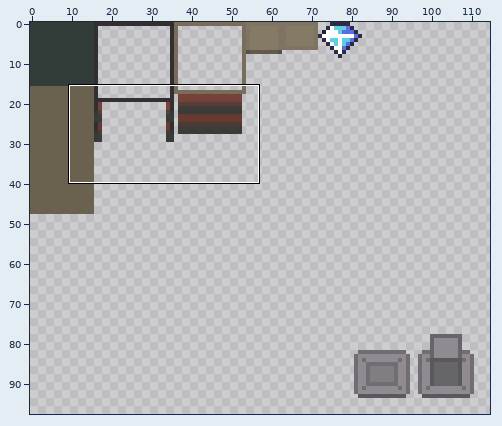
File history of a sprite sheet, Assets/Themes/Default/island.png. The picture above shows the old version from afar; the outline marks the close-up.
Close-up. Before:
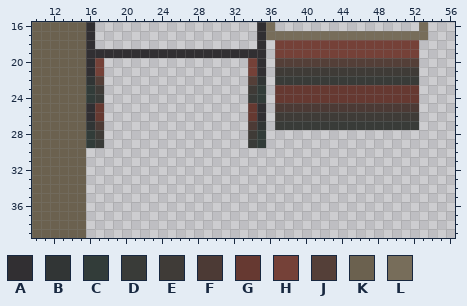
The file is 128x128 pixels. Pixels under 10% opacity are left out. Colours within 5 levels of each other are drawn and written as one. Shown: x 10..56, y 16..39. The wide view leaves out empty margins.
Palette (. is transparent): A #312f32  B #313535  C #323c39  D #393b38  E #3f3b37  F #4c3a35  G #663931  H #754138  J #543f38  K #6b614f  L #776d5a
And afterwards:
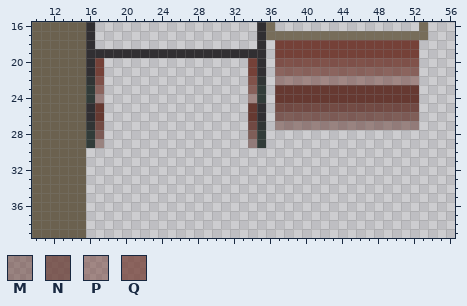
Colours new in this view: M #66393180  N #663931c0  P #75413880  Q #754138c0
What changed:
@@ palette @@
-F #4c3a35
+F #663931e0
-J #543f38
+J #754138e0
@@ x 10..56 @@
 20 KKKKKKAH................HA.JJJJJJJJJJJJJJJJ....
-21 KKKKKKAH................HA.EEEEEEEEEEEEEEEE....
-22 KKKKKKBJ................JB.DDDDDDDDDDDDDDDD....
-23 KKKKKKCE................EC.GGGGGGGGGGGGGGGG....
-24 KKKKKKCD................DC.GGGGGGGGGGGGGGGG....
+21 KKKKKKAH................HA.QQQQQQQQQQQQQQQQ....
+22 KKKKKKBJ................JB.PPPPPPPPPPPPPPPP....
+23 KKKKKKCQ................QC.GGGGGGGGGGGGGGGG....
+24 KKKKKKCP................PC.GGGGGGGGGGGGGGGG....
 25 KKKKKKAG................GA.FFFFFFFFFFFFFFFF....
-26 KKKKKKAG................GA.EEEEEEEEEEEEEEEE....
-27 KKKKKKBF................FB.DDDDDDDDDDDDDDDD....
-28 KKKKKKCE................EC.....................
-29 KKKKKKCD................DC.....................
+26 KKKKKKAG................GA.NNNNNNNNNNNNNNNN....
+27 KKKKKKBF................FB.MMMMMMMMMMMMMMMM....
+28 KKKKKKCN................NC.....................
+29 KKKKKKCM................MC.....................
 30 KKKKKK.........................................
Pixel boxes of the changes (left, top, right, bottom) in both close-ups:
changed: (248, 58, 419, 148)
changed: (95, 76, 104, 148)
